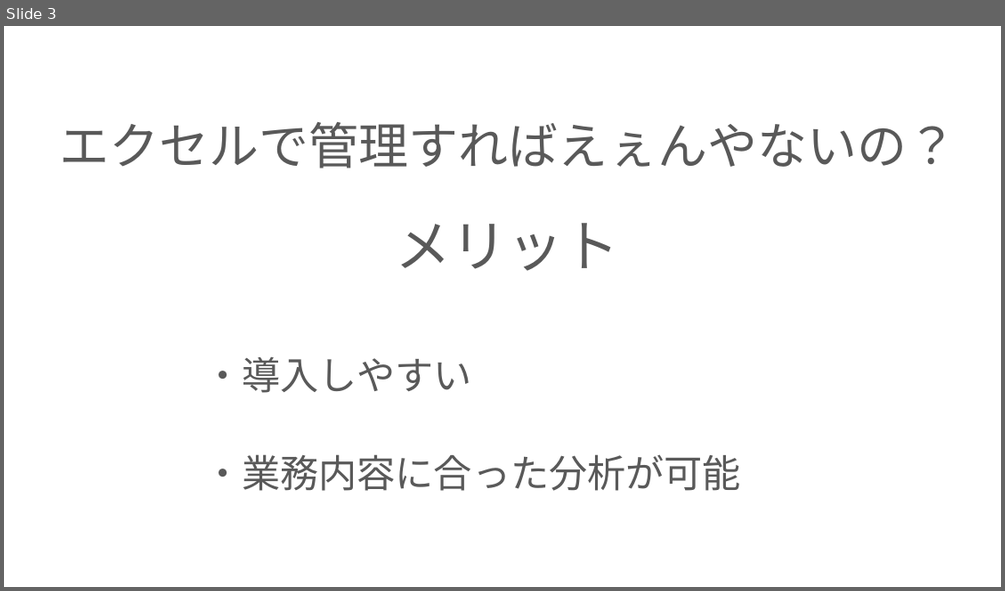
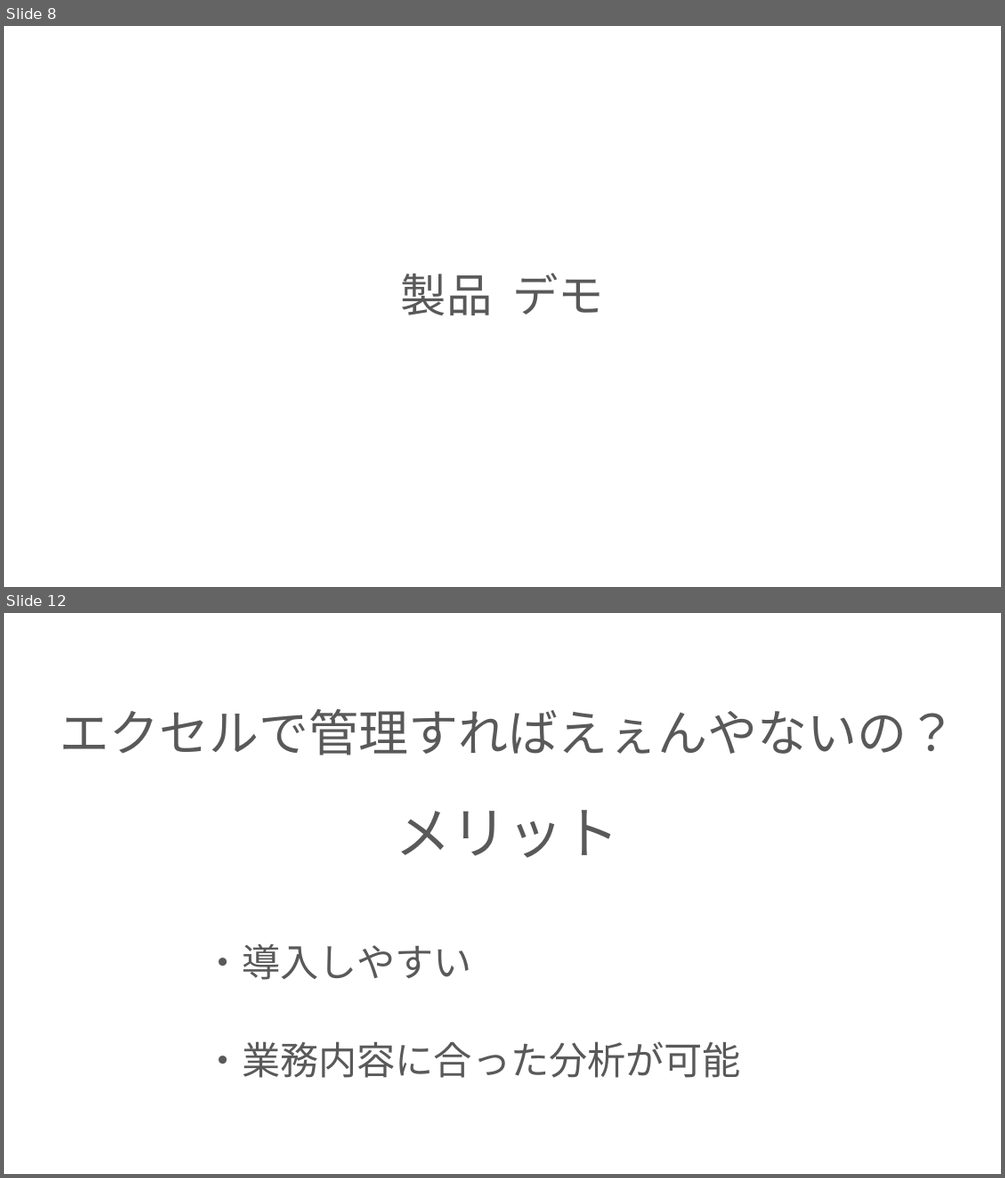
Before and after one commit to ivy239007/PG-, a slide deck: プレゼン/プレゼン資料.pptx. Shown one above the other, each under a label of ours: slide 3 before the commit, slides 8 and 12 after it; the slides between them are not shown. The pictures are 1005x591 and 1005x1178 pixels, drawn with LibreOffice and Linux fonts; fonts in the diff are those of the drawing; background and template pictures are left out. Boxes give left, top, right and bottom in pixels: in the first picture for what was removed or moved away, otherwise in the second. Text is boxed around its words. In the diff, an @@ line names an element or a change of style, - is before the commit and + after.

```diff
--- a/プレゼン/プレゼン資料.pptx
+++ b/プレゼン/プレゼン資料.pptx
@@ slide 8 added at (4, 26, 1001, 587), background picture (left out) @@
@@ text added at (401, 273, 604, 315), 44 pt, text #595959 @@
+製品 デモ
@@ what was slide 3 is now slide 12 @@
```
Also in this commit, not shown: 3 slides changed, 8 other slides added.
